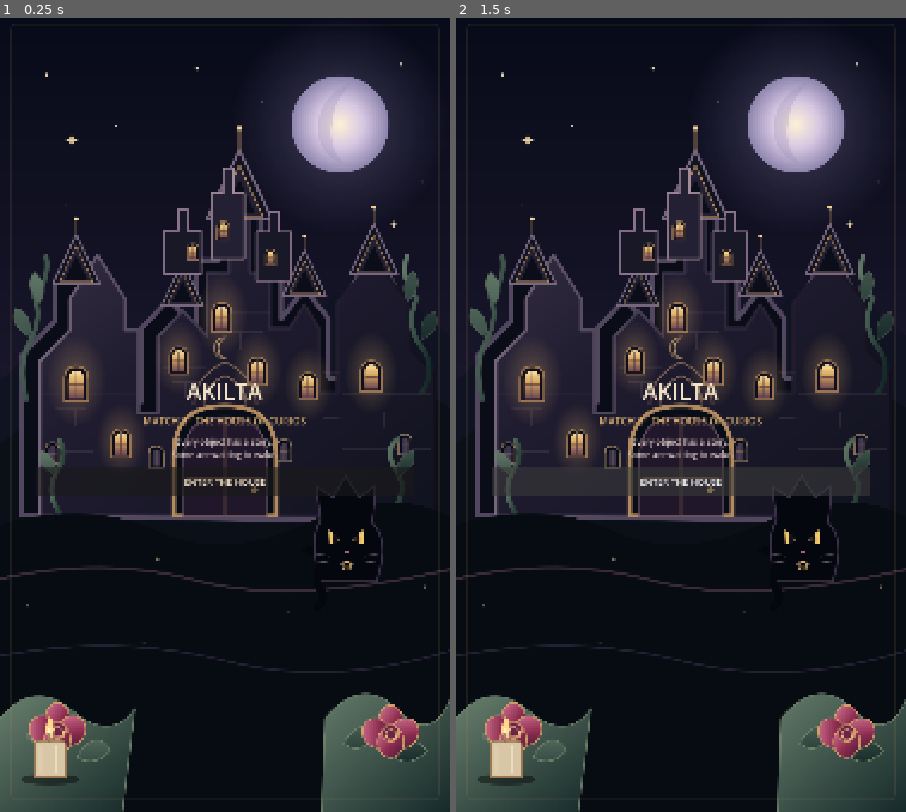
Above: before the commit, frames 1-2 (left to right).
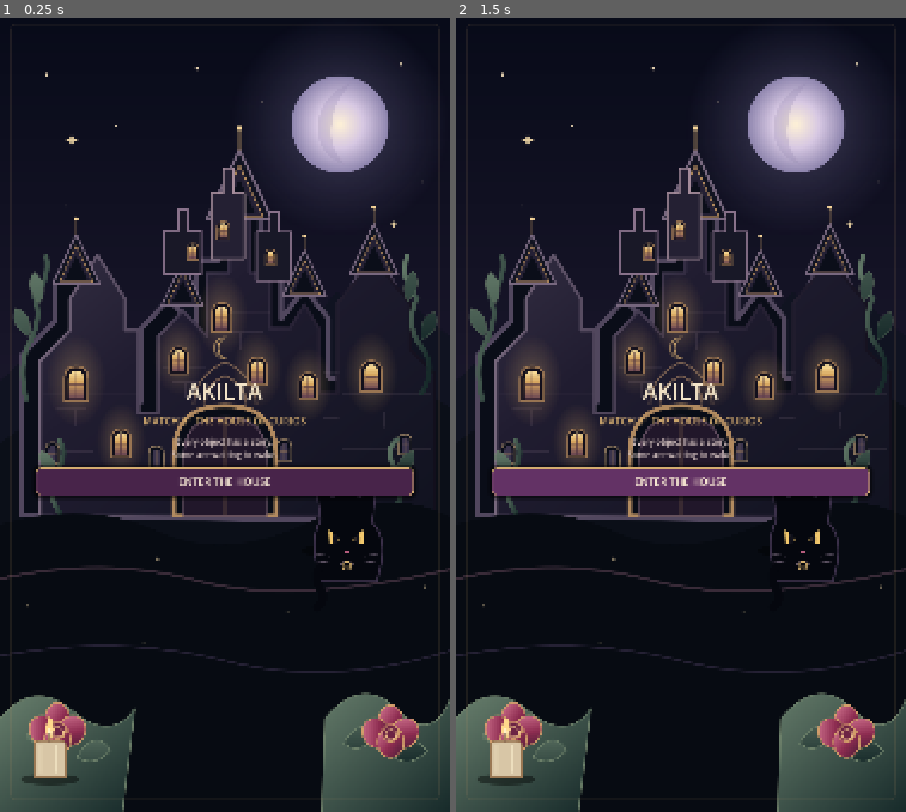
Above: after the commit, the same moments.

Repository: Jay-prodesign/akilta-match3
Game: Godot game, scene res://src/ui/splash/splash_screen.tscn
Two runs of this game, one before a commit and one after it. Both use one fixed random seed, a clock stepped at 60 frames per second and the inputs below. This scene is started directly instead of the project's main scene.
Inputs:
- Up to frame 1 (0.25 s): no input
- Up to frame 2 (1.5 s): click "ENTER THE HOUSE" at 0.5 s; click "ENTER THE HOUSE" at 1.25 s

The runs differ from the first frame. In frame 1, 3.1% of the frame differs, in the area x 8-92%, y 56-61%; in frame 2, 3.1%.

Commit message:
ui: strengthen splash entry focal point with moonlit gothic call to action

Diff:
--- a/src/ui/splash/splash_screen.gd
+++ b/src/ui/splash/splash_screen.gd
@@ -7,6 +7,7 @@
 
 func _ready() -> void:
 	_install_splash_art()
+	_style_enter_button()
 	enter_button.pressed.connect(func(): continue_requested.emit())
 
 func _install_splash_art() -> void:
@@ -31,3 +32,21 @@
 	var shade := get_node_or_null("Backdrop")
 	if shade is ColorRect:
 		(shade as ColorRect).color.a = 0.20
+
+func _style_enter_button() -> void:
+	var normal := StyleBoxFlat.new()
+	normal.bg_color = Color("#48244A")
+	normal.border_color = Color("#D5AD70")
+	normal.set_border_width_all(2)
+	normal.set_corner_radius_all(12)
+	normal.shadow_color = Color(0.0, 0.0, 0.0, 0.65)
+	normal.shadow_size = 12
+	var hover := normal.duplicate() as StyleBoxFlat
+	hover.bg_color = Color("#633265")
+	enter_button.add_theme_stylebox_override("normal", normal)
+	enter_button.add_theme_stylebox_override("hover", hover)
+	enter_button.add_theme_stylebox_override("pressed", hover)
+	enter_button.add_theme_color_override("font_color", Color("#F4E5D3"))
+	enter_button.add_theme_color_override("font_hover_color", Color("#FFF1D9"))
+	enter_button.add_theme_font_size_override("font_size", 25)
+	enter_button.custom_minimum_size.y = maxf(enter_button.custom_minimum_size.y, 64.0)
